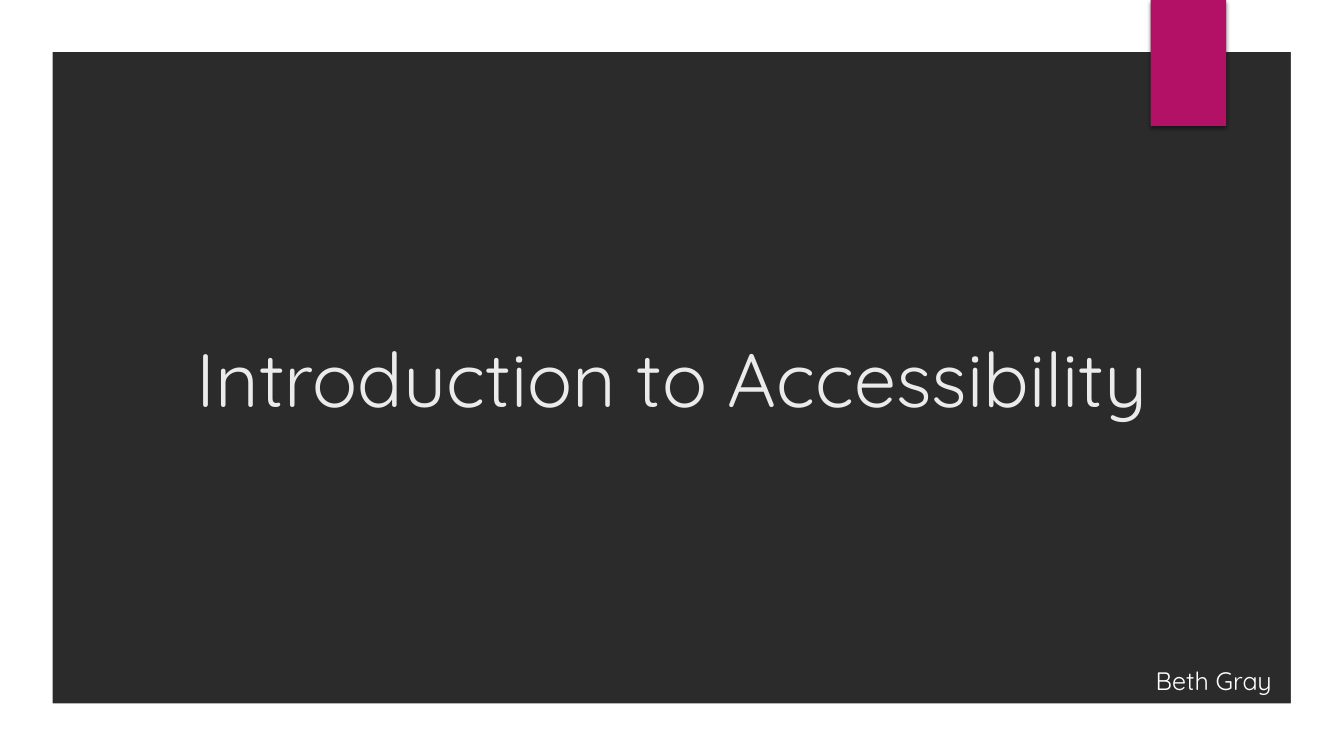
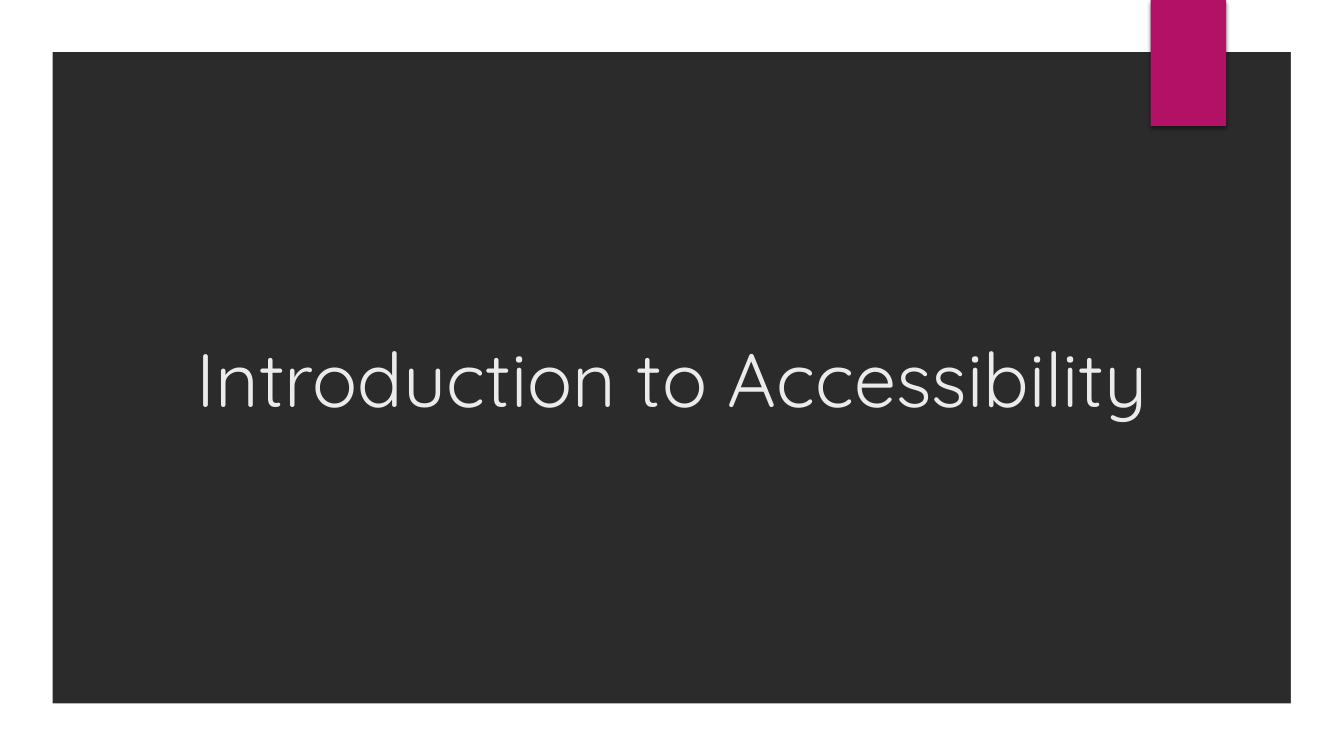
Before and after one commit to CorgiDev/A11y-Materials, a slide deck: slide 1 of Presenations/Intro to Accessible Web Design_2021.pptx. Drawn at 1344x756 pixels with LibreOffice and Linux fonts; fonts in the diff are those of the drawing; background and template pictures are left out; a plain dark background stands for a picture behind light text. Boxes give left, top, right and bottom in pixels: in the first picture for what was removed or moved away, otherwise in the second. Text is boxed around its words. In the diff, an @@ line names an element or a change of style, - is before the commit and + after.

Commit message:
Updated my Code PaLOUsa presentation.

```diff
--- a/Presenations/Intro to Accessible Web Design_2021.pptx
+++ b/Presenations/Intro to Accessible Web Design_2021.pptx
@@ text removed at (1156,671,1272,695) @@
-Beth Gray
```
